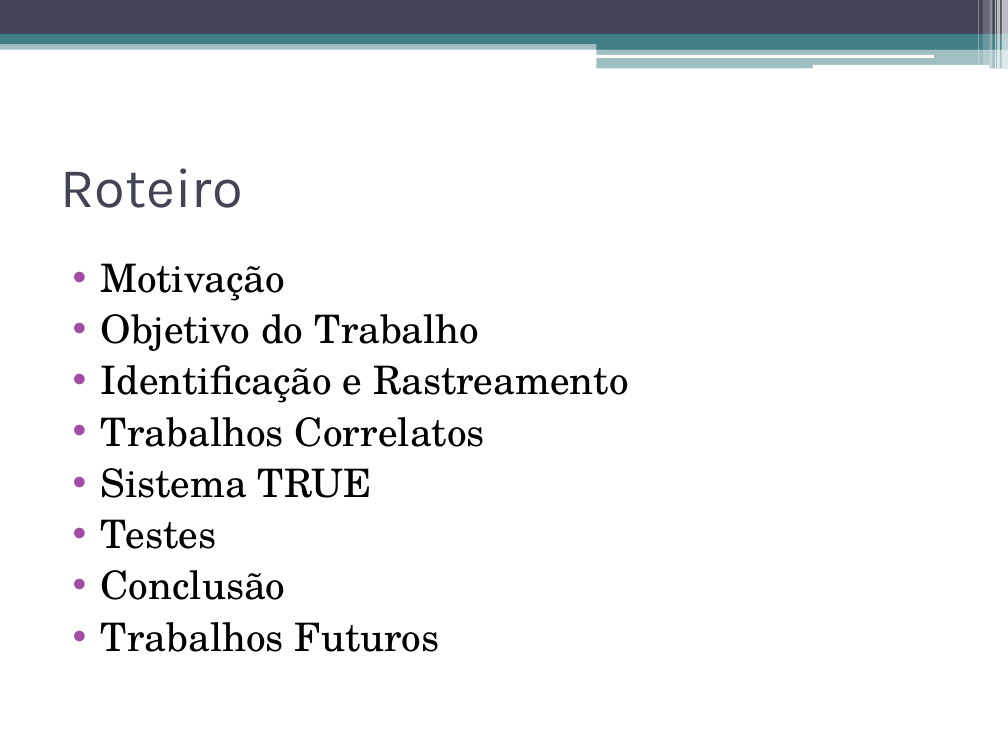
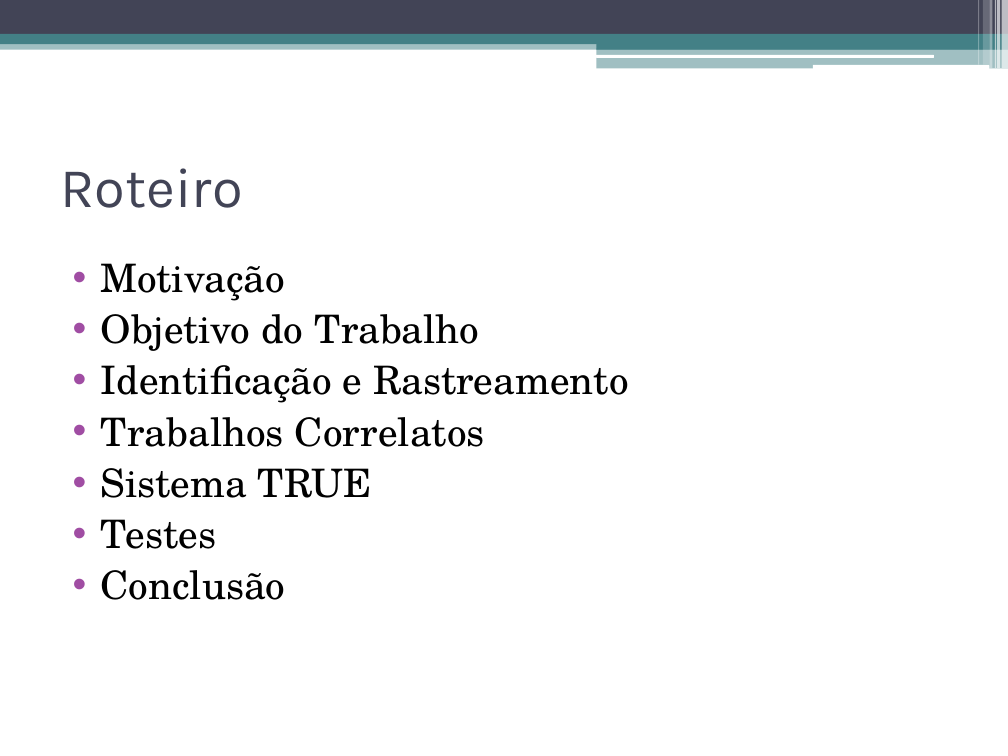
Before and after one commit to talesporto/Artigo-TRUE-SBCUP, a slide deck: slide 2 of apresentacao/ApresentacaoSBCUP.pptx. Drawn at 1008x756 pixels with LibreOffice and Linux fonts; fonts in the diff are those of the drawing. Boxes give left, top, right and bottom in pixels: in the first picture for what was removed or moved away, otherwise in the second. Text is boxed around its words. In the diff, an @@ line names an element or a change of style, - is before the commit and + after.

```diff
--- a/apresentacao/ApresentacaoSBCUP.pptx
+++ b/apresentacao/ApresentacaoSBCUP.pptx
@@ text at <box>101,622,440,652</box>: paragraph removed @@
-• Trabalhos Futuros
```
Also in this commit, not shown: 3 other slides changed, 2 slides added, 4 slides removed, 2 other files.
